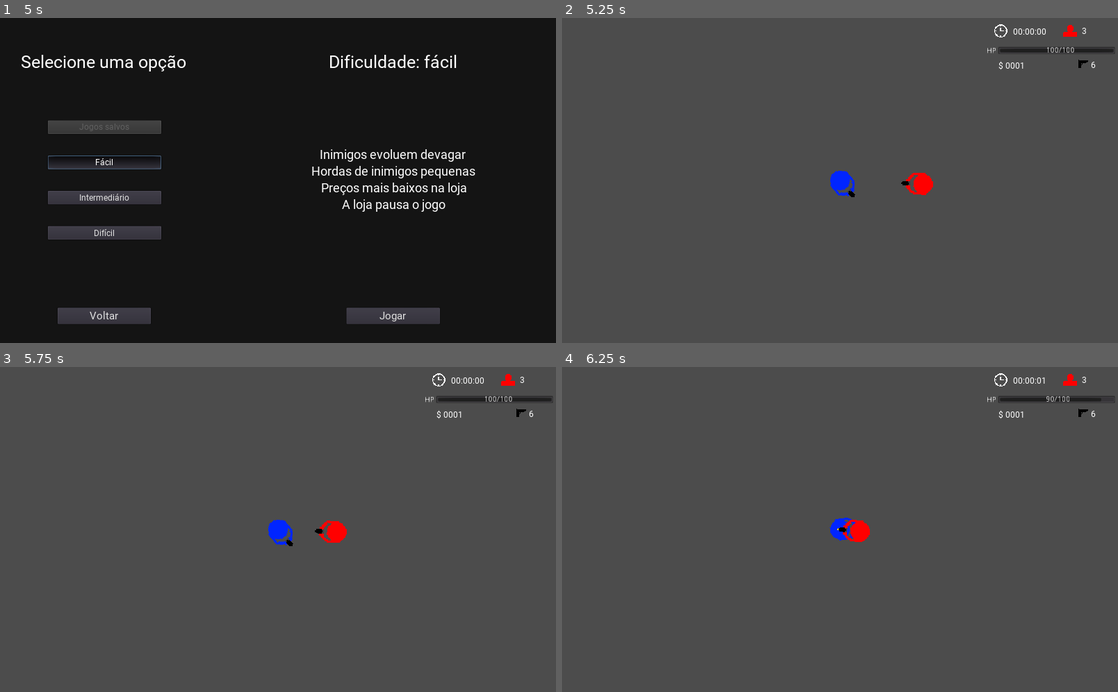
Above: before the commit, frames 1-4 (two rows, left to right).
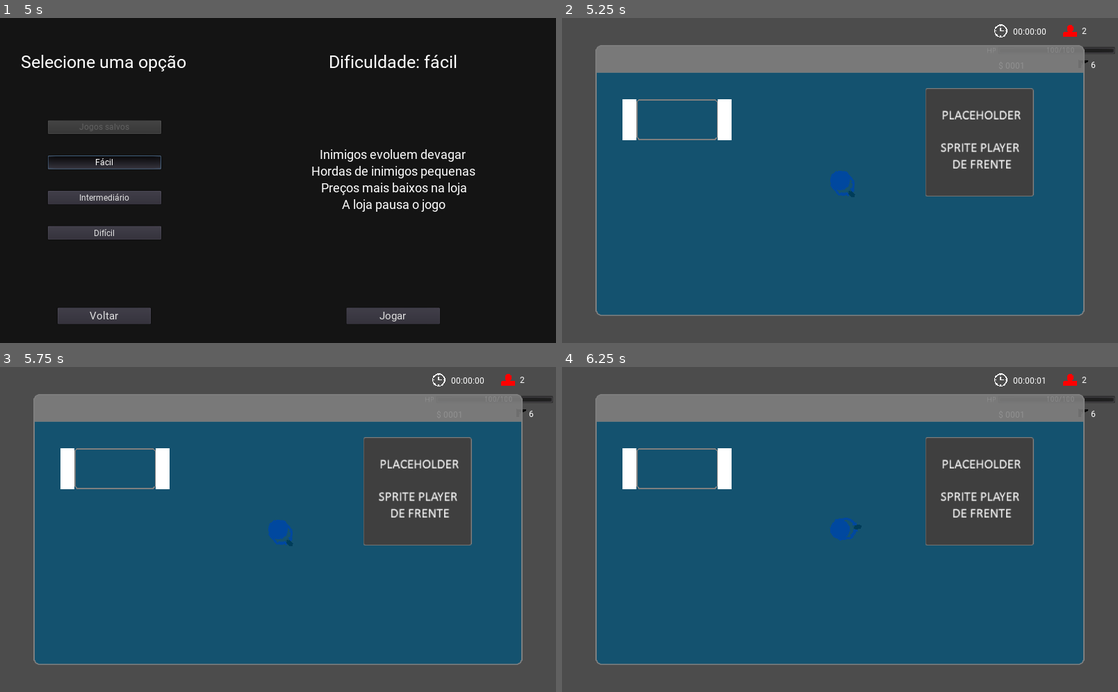
Above: after the commit, the same moments.

Repository: GregorioFornetti/Zigmor
Game: Godot game, scene res://Scenes_and_scripts/Interfaces/Menus/Main_menu.tscn
The game is run twice, just before and just after one commit, with the same random seed, the same clock (stepped at 60 frames per second) and the same inputs.
Inputs (mouse positions are in pixels of both pictures, inside the frame that each line leads up to):
- Up to frame 1 (5 s): click "Créditos" at 0.5 s; click "Voltar" at 1.25 s; click "Jogar" at 2 s; click "Voltar" at 2.75 s; click "Jogar" at 3.5 s; click "Fácil" at 4.25 s
- Up to frame 2 (5.25 s): click "Jogar" at 5 s
- Up to frame 3 (5.75 s): no input
- Up to frame 4 (6.25 s): move the mouse to (962, 513) at 5.77 s; hold Right (ui_right) from 5.78 s (still down); hold 1 (change_weapon_to_pistol) from 5.78 s (still down)

Frame 1 is identical in both runs. In frame 2, 68% of the frame differs, in the area x 6-95%, y 3-92%; in frame 3, 67%; in frame 4, 67%.

Commit message:
inicio do shop
- Criando os layouts e placeholders

Diff:
--- a/Scenes_and_scripts/Interfaces/Menus/Credits_menu.tscn
+++ b/Scenes_and_scripts/Interfaces/Menus/Credits_menu.tscn
@@ -1,6 +1,6 @@
 [gd_scene load_steps=7 format=2]
 
-[ext_resource path="res://Sprites/Interface/Menu-interface/Credits-menu-background.jpg" type="Texture" id=1]
+[ext_resource path="res://Sprites/Interface/Menu-interface/Backgrounds/Credits-menu-background.jpg" type="Texture" id=1]
 [ext_resource path="res://Fonts/Roboto-Regular.ttf" type="DynamicFontData" id=2]
 [ext_resource path="res://Scenes_and_scripts/Interfaces/Menus/Credits_menu.gd" type="Script" id=3]
 
--- a/Scenes_and_scripts/Interfaces/Menus/Main_menu.tscn
+++ b/Scenes_and_scripts/Interfaces/Menus/Main_menu.tscn
@@ -1,6 +1,6 @@
 [gd_scene load_steps=7 format=2]
 
-[ext_resource path="res://Sprites/Interface/Menu-interface/Main-menu-background.jpg" type="Texture" id=1]
+[ext_resource path="res://Sprites/Interface/Menu-interface/Backgrounds/Main-menu-background.jpg" type="Texture" id=1]
 [ext_resource path="res://Fonts/Roboto-Regular.ttf" type="DynamicFontData" id=2]
 [ext_resource path="res://Scenes_and_scripts/Interfaces/Menus/Main_menu.gd" type="Script" id=3]
 
--- a/Scenes_and_scripts/Interfaces/Menus/Options_menu.tscn
+++ b/Scenes_and_scripts/Interfaces/Menus/Options_menu.tscn
@@ -1,6 +1,6 @@
 [gd_scene load_steps=6 format=2]
 
-[ext_resource path="res://Sprites/Interface/Menu-interface/Options-menu-background.png" type="Texture" id=1]
+[ext_resource path="res://Sprites/Interface/Menu-interface/Backgrounds/Options-menu-background.png" type="Texture" id=1]
 [ext_resource path="res://Fonts/Roboto-Regular.ttf" type="DynamicFontData" id=2]
 [ext_resource path="res://Scenes_and_scripts/Interfaces/Menus/Options_menu.gd" type="Script" id=3]
 
--- a/Scenes_and_scripts/Interfaces/Menus/Play_menu.tscn
+++ b/Scenes_and_scripts/Interfaces/Menus/Play_menu.tscn
@@ -1,6 +1,6 @@
 [gd_scene load_steps=9 format=2]
 
-[ext_resource path="res://Sprites/Interface/Menu-interface/Play-menu-background.jpg" type="Texture" id=1]
+[ext_resource path="res://Sprites/Interface/Menu-interface/Backgrounds/Play-menu-background.jpg" type="Texture" id=1]
 [ext_resource path="res://Fonts/Roboto-Regular.ttf" type="DynamicFontData" id=2]
 [ext_resource path="res://Scenes_and_scripts/Interfaces/Menus/Play_menu.gd" type="Script" id=3]
 
--- /dev/null
+++ b/Scenes_and_scripts/Interfaces/Upgrades_shop/Shop_content_container.tscn
@@ -0,0 +1,49 @@
+[gd_scene load_steps=3 format=2]
+
+[ext_resource path="res://Sprites/Interface/Menu-interface/Upgrade-shop-images/Player-frontal-image.png" type="Texture" id=1]
+[ext_resource path="res://Sprites/Interface/Menu-interface/Upgrade-shop-images/Shop-button.png" type="Texture" id=2]
+
+[node name="Shop_content_container" type="Control"]
+anchor_right = 1.0
+anchor_bottom = 1.0
+__meta__ = {
+"_edit_use_anchors_": false
+}
+
+[node name="Left_container" type="Control" parent="."]
+anchor_bottom = 1.0
+margin_right = 500.0
+__meta__ = {
+"_edit_use_anchors_": false
+}
+
+[node name="GridContainer" type="GridContainer" parent="Left_container"]
+anchor_left = 0.5
+anchor_top = 0.5
+anchor_right = 0.5
+anchor_bottom = 0.5
+margin_left = -200.0
+margin_top = -175.0
+margin_right = 200.0
+margin_bottom = 175.0
+columns = 2
+__meta__ = {
+"_edit_use_anchors_": false
+}
+
+[node name="Sprite" type="Sprite" parent="Left_container/GridContainer"]
+texture = ExtResource( 2 )
+centered = false
+
+[node name="Rigth_container" type="Control" parent="."]
+anchor_left = 1.0
+anchor_right = 1.0
+anchor_bottom = 1.0
+margin_left = -400.0
+__meta__ = {
+"_edit_use_anchors_": false
+}
+
+[node name="Sprite" type="Sprite" parent="Rigth_container"]
+position = Vector2( 207, 130 )
+texture = ExtResource( 1 )
--- /dev/null
+++ b/Scenes_and_scripts/Interfaces/Upgrades_shop/Upgrades_shop.tscn
@@ -0,0 +1,43 @@
+[gd_scene load_steps=3 format=2]
+
+[ext_resource path="res://Sprites/Interface/Menu-interface/Backgrounds/Upgrades-shop-background.png" type="Texture" id=1]
+[ext_resource path="res://Scenes_and_scripts/Interfaces/Upgrades_shop/Shop_content_container.tscn" type="PackedScene" id=2]
+
+[node name="CanvasLayer" type="CanvasLayer"]
+
+[node name="Main_container" type="Control" parent="."]
+anchor_left = 0.5
+anchor_top = 0.5
+anchor_right = 0.5
+anchor_bottom = 0.5
+margin_left = -450.0
+margin_top = -250.0
+margin_right = 450.0
+margin_bottom = 250.0
+__meta__ = {
+"_edit_use_anchors_": false
+}
+
+[node name="Background" type="Sprite" parent="Main_container"]
+texture = ExtResource( 1 )
+centered = false
+
+[node name="Top_container" type="Control" parent="Main_container"]
+anchor_right = 1.0
+margin_bottom = 50.0
+__meta__ = {
+"_edit_use_anchors_": false
+}
+
+[node name="Bottom_container" type="Control" parent="Main_container"]
+anchor_top = 1.0
+anchor_right = 1.0
+anchor_bottom = 1.0
+margin_top = -450.0
+__meta__ = {
+"_edit_use_anchors_": false
+}
+
+[node name="Shop_content_container" parent="Main_container/Bottom_container" instance=ExtResource( 2 )]
+
+[editable path="Main_container/Bottom_container/Shop_content_container"]
--- a/Scenes_and_scripts/Testing_map.tscn
+++ b/Scenes_and_scripts/Testing_map.tscn
@@ -2,7 +2,7 @@
 
 [ext_resource path="res://Scenes_and_scripts/Interfaces/Interface.tscn" type="PackedScene" id=1]
 [ext_resource path="res://Scenes_and_scripts/Player/Player.tscn" type="PackedScene" id=2]
-[ext_resource path="res://Scenes_and_scripts/Enemies/Pistol_enemy.tscn" type="PackedScene" id=3]
+[ext_resource path="res://Scenes_and_scripts/Interfaces/Upgrades_shop/Upgrades_shop.tscn" type="PackedScene" id=4]
 [ext_resource path="res://Scenes_and_scripts/Spawner/Enemies_spawner.tscn" type="PackedScene" id=5]
 
 [node name="Testing_map" type="Node2D"]
@@ -13,7 +13,4 @@
 
 [node name="Player" parent="." instance=ExtResource( 2 )]
 
-[node name="Pistol_enemy" parent="." instance=ExtResource( 3 )]
-position = Vector2( 169.706, 7.07106 )
-collision_layer = 2
-collision_mask = 6
+[node name="CanvasLayer" parent="." instance=ExtResource( 4 )]
Renamed: Sprites/Interface/Menu-interface/Credits-menu-background.jpg -> Sprites/Interface/Menu-interface/Backgrounds/Credits-menu-background.jpg
Not shown, changed: Sprites/Interface/Menu-interface/Backgrounds/Credits-menu-background.jpg.import
Renamed: Sprites/Interface/Menu-interface/Main-menu-background.jpg -> Sprites/Interface/Menu-interface/Backgrounds/Main-menu-background.jpg
Not shown, added: Sprites/Interface/Menu-interface/Backgrounds/Main-menu-background.jpg.import
Renamed: Sprites/Interface/Menu-interface/Options-menu-background.png -> Sprites/Interface/Menu-interface/Backgrounds/Options-menu-background.png
Not shown, changed: Sprites/Interface/Menu-interface/Backgrounds/Options-menu-background.png.import
Renamed: Sprites/Interface/Menu-interface/Play-menu-background.jpg -> Sprites/Interface/Menu-interface/Backgrounds/Play-menu-background.jpg
Not shown, changed: Sprites/Interface/Menu-interface/Backgrounds/Play-menu-background.jpg.import
Binary file added: Sprites/Interface/Menu-interface/Backgrounds/Upgrades-shop-background.png
Not shown, added: Sprites/Interface/Menu-interface/Backgrounds/Upgrades-shop-background.png.import
Binary file added: Sprites/Interface/Menu-interface/Upgrade-shop-images/Player-frontal-image.png
Not shown, added: Sprites/Interface/Menu-interface/Upgrade-shop-images/Player-frontal-image.png.import
(and 2 more such lines)
